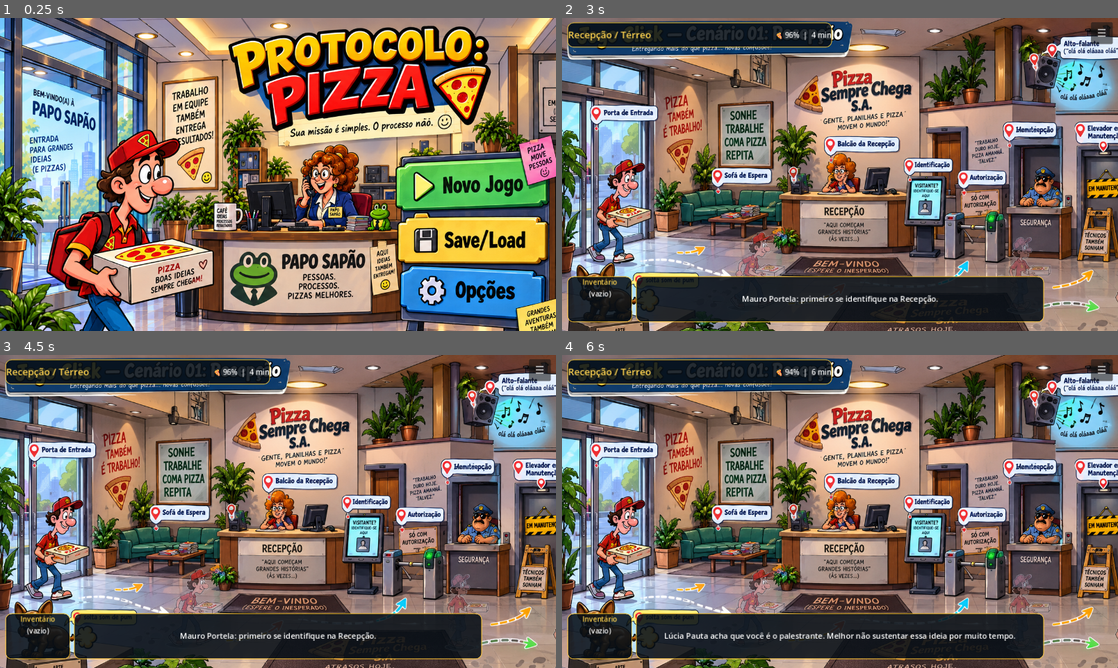
Above: before the commit, frames 1-4 (two rows, left to right).
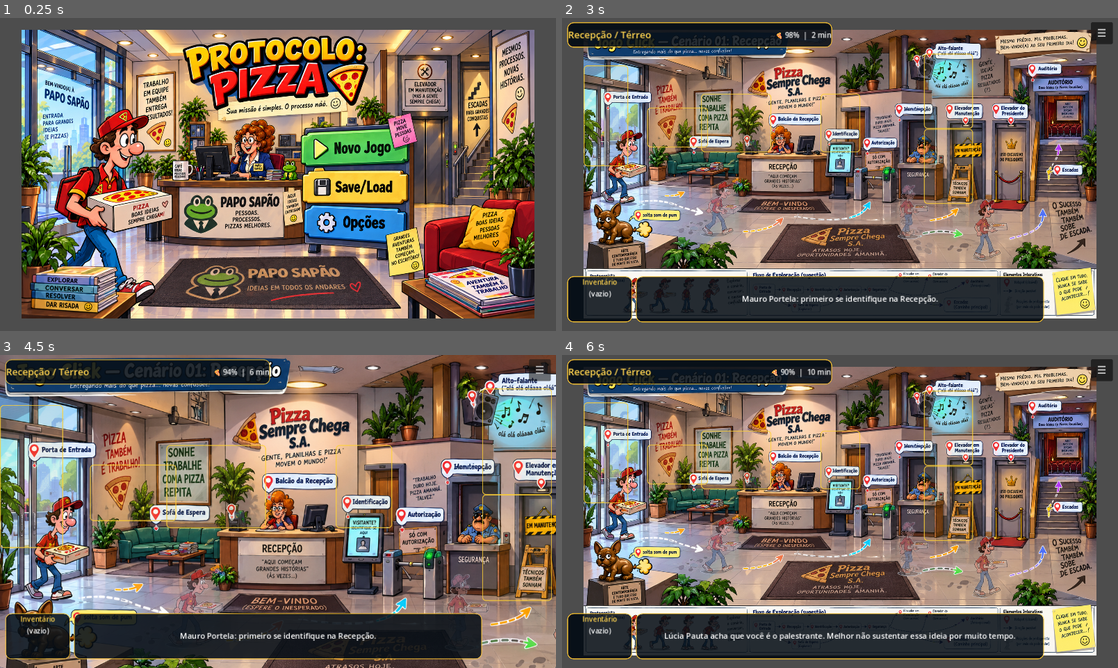
Above: after the commit, the same moments.

Repository: washincofer/protocolo-pizza
Game: Godot game, scene res://scenes/Main.tscn
Two runs of this game, one before a commit and one after it. Both use one fixed random seed, a clock stepped at 60 frames per second and the inputs below.
Inputs (mouse positions are in pixels of both pictures, inside the frame that each line leads up to; where the layout moved, square brackets give the same spot in the first picture):
- Up to frame 1 (0.25 s): no input
- Up to frame 2 (3 s): click (840, 118) [923, 143] at 0.5 s; click (778, 99) [923, 143] at 1.25 s; click (778, 99) at 2.02 s; click (923, 149) at 2.77 s
- Up to frame 3 (4.5 s): click (278, 461) at 3.52 s; click (216, 442) at 4.27 s
- Up to frame 4 (6 s): click (1079, 442) at 5.02 s; click (951, 426) at 5.77 s

The runs differ from the first frame. In frame 1, 93% of the frame differs, in the area x 0-100%, y 0-100%; in frame 2, 80%; in frame 3, 1.5%; in frame 4, 80%.
Error in both runs: Attempted to free a locked object (calling or emitting). (res://scripts/main.gd:21)

Commit message:
Ativa DebugTools e mantém proporção da tela

Diff:
--- a/godot/project.godot
+++ b/godot/project.godot
@@ -1,5 +1,5 @@
 ; Engine configuration file.
-; PROTOCOLO: PIZZA — Godot production base 0.1
+; PROTOCOLO: PIZZA — Godot production base 0.2
 config_version=5
 
 [application]
@@ -15,6 +15,7 @@
 SaveManager="*res://scripts/save_manager.gd"
 SceneRouter="*res://scripts/scene_router.gd"
 GameFlow="*res://scripts/game_flow.gd"
+DebugTools="*res://scripts/debug_tools.gd"
 
 [display]
 window/size/viewport_width=1280
@@ -22,6 +23,7 @@
 window/size/window_width_override=1280
 window/size/window_height_override=720
 window/stretch/mode="canvas_items"
+window/stretch/aspect="keep"
 
 [rendering]
 textures/vram_compression/import_etc2_astc=true
